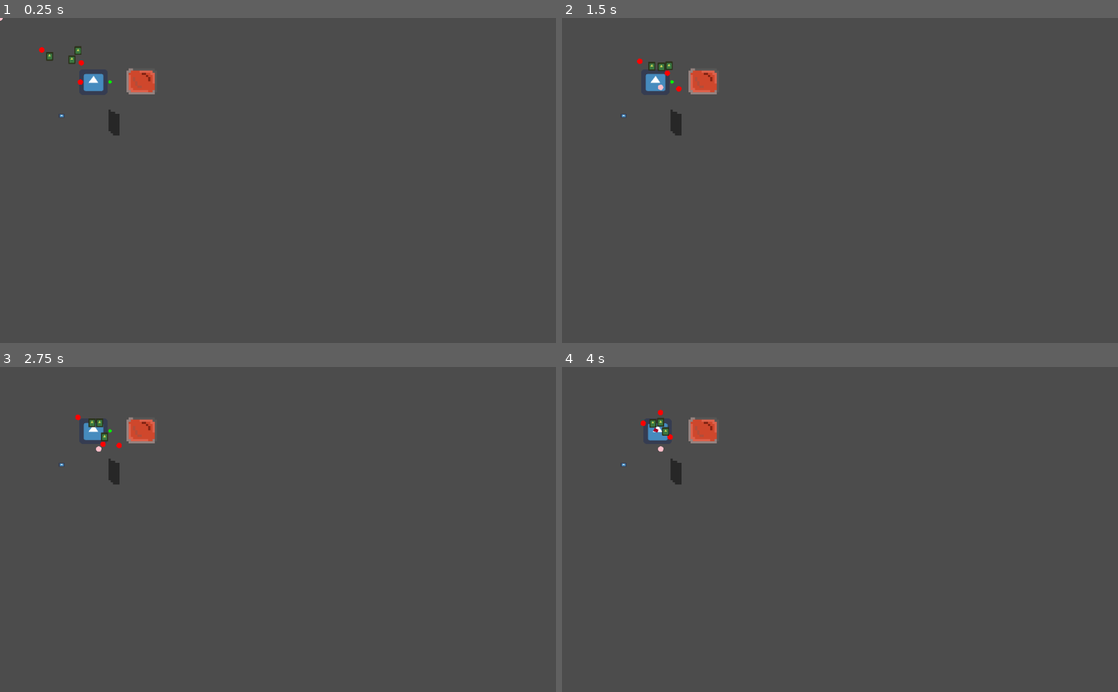
Above: before the commit, frames 1-4 (two rows, left to right).
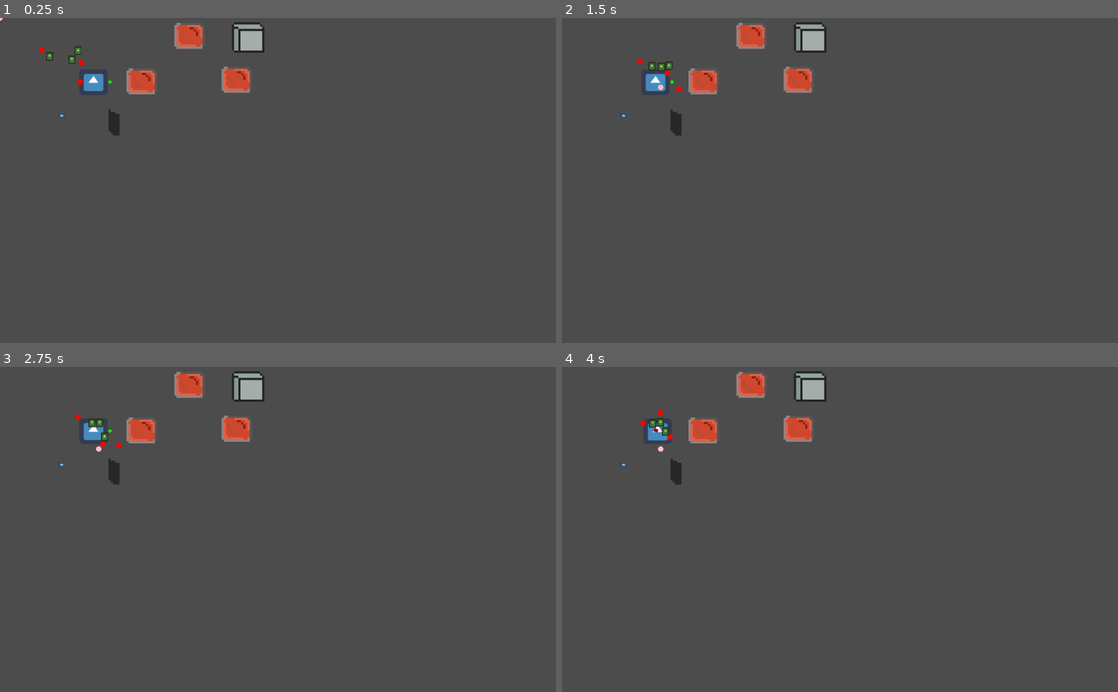
Above: after the commit, the same moments.

Repository: Cartogy/GWJ24
Game: Godot game, scene res://Levels/example_level.tscn
The game is run twice, just before and just after one commit, with the same random seed, the same clock (stepped at 60 frames per second) and the same inputs. The project has no main scene, so this scene is started directly. The engine's default icon, where the game draws it, is replaced by a stand-in: a white triangle on a blue panel in a dark square.
Inputs (mouse positions are in pixels of both pictures, inside the frame that each line leads up to):
- Up to frame 1 (0.25 s): no input
- Up to frame 2 (1.5 s): move the mouse to (962, 164) at 0.52 s; hold Right (ui_right) 0.53-1.28 s; hold T (chick_cmd) 0.53-1.28 s; move the mouse to (728, 196) at 1.27 s; hold Down (ui_down) from 1.28 s (still down); tap R (drop_item) at 1.35 s
- Up to frame 3 (2.75 s): move the mouse to (333, 458) at 2.02 s; release Down (ui_down) at 2.03 s; hold Right (ui_right) from 2.03 s (still down); hold G (duck_cmd) from 2.03 s (still down)
- Up to frame 4 (4 s): tap Enter at 2.75 s; move the mouse to (812, 594) at 2.77 s; release Right (ui_right) at 2.78 s; release G (duck_cmd) at 2.78 s; hold Up (ui_up) 2.78-3.53 s; tap M (follow_cmd) at 2.85 s; move the mouse to (1006, 578) at 3.52 s; press the mouse at (1006, 578) at 3.53 s; hold Left (ui_left) from 3.53 s (still down)

The runs differ from the first frame. In frame 1, 1.3% of the frame differs, in the area x 31-48%, y 1-24%; in frame 2, 1.3%; in frame 3, 1.3%; in frame 4, 1.3%, in the area x 14-48%, y 1-25%.

Commit message:
Fixed bug with switches

Diff:
--- a/Levels/example_level.tscn
+++ b/Levels/example_level.tscn
@@ -6,11 +6,20 @@
 [ext_resource path="res://Scenes/ItemManager/ItemManager.tscn" type="PackedScene" id=4]
 [ext_resource path="res://Scenes/Items/Lock/Lock.tscn" type="PackedScene" id=5]
 [ext_resource path="res://Scenes/Effects/LockEffects/Lock_test.tscn" type="PackedScene" id=6]
+[ext_resource path="res://Scenes/Effects/Barrier/BarrierEffect.tscn" type="PackedScene" id=7]
 
 [node name="ExampleLevel" type="Node2D"]
 
 [node name="Switch" parent="." instance=ExtResource( 2 )]
 position = Vector2( 260.804, 117.173 )
+scale = Vector2( 4, 4 )
+
+[node name="Switch0_Barrier" parent="." instance=ExtResource( 2 )]
+position = Vector2( 436.311, 114.055 )
+scale = Vector2( 4, 4 )
+
+[node name="Switch1_Barrier" parent="." instance=ExtResource( 2 )]
+position = Vector2( 348.558, 32.5376 )
 scale = Vector2( 4, 4 )
 
 [node name="DuckChickController" parent="." instance=ExtResource( 1 )]
@@ -33,6 +42,11 @@
 [node name="Lock" parent="." instance=ExtResource( 6 )]
 position = Vector2( 453.845, 205.565 )
 key_path = NodePath("../Item")
+
+[node name="BarrierEffect" parent="." instance=ExtResource( 7 )]
+position = Vector2( 455.249, 31.6269 )
+scale = Vector2( 4, 4 )
+switch_path = [ NodePath("../Switch0_Barrier"), NodePath("../Switch1_Barrier") ]
 [connection signal="change_item_entity" from="DuckChickController/PlayerController" to="ItemManager" method="_on_PlayerController_change_item_entity"]
 [connection signal="unlocking" from="DuckChickController/PlayerController" to="ItemManager" method="_on_PlayerController_unlocking"]
 [connection signal="update_position_entity" from="DuckChickController/Duck" to="ItemManager" method="_on_Duck_update_position_entity"]
--- /dev/null
+++ b/Scenes/Effects/Barrier/BarrierEffect.tscn
@@ -0,0 +1,34 @@
+[gd_scene load_steps=6 format=2]
+
+[ext_resource path="res://Scenes/Effects/Barrier/barrier_effect.gd" type="Script" id=1]
+[ext_resource path="res://Textures/Barrier/barrier_open.png" type="Texture" id=2]
+[ext_resource path="res://Textures/Barrier/barrier_closed.png" type="Texture" id=3]
+
+[sub_resource type="RectangleShape2D" id=1]
+extents = Vector2( 7.43383, 6.92299 )
+
+[sub_resource type="SpriteFrames" id=2]
+animations = [ {
+"frames": [ ExtResource( 2 ) ],
+"loop": true,
+"name": "close",
+"speed": 5.0
+}, {
+"frames": [ ExtResource( 3 ) ],
+"loop": true,
+"name": "open",
+"speed": 5.0
+} ]
+
+[node name="Node2D" type="Node2D"]
+script = ExtResource( 1 )
+
+[node name="StaticBody2D" type="StaticBody2D" parent="."]
+
+[node name="CollisionShape2D" type="CollisionShape2D" parent="StaticBody2D"]
+position = Vector2( 0.662163, 0.860813 )
+shape = SubResource( 1 )
+
+[node name="AnimatedSprite" type="AnimatedSprite" parent="."]
+frames = SubResource( 2 )
+animation = "close"
--- /dev/null
+++ b/Scenes/Effects/Barrier/barrier_effect.gd
@@ -0,0 +1,13 @@
+extends "../effect_multiple.gd"
+
+# Called when the node enters the scene tree for the first time.
+func _ready():
+	pass # Replace with function body.
+
+func apply_effect_when_on():
+	$StaticBody2D/CollisionShape2D.set_deferred("disabled", true)
+	$AnimatedSprite.play("open")
+
+func apply_effect_when_off():
+	$StaticBody2D/CollisionShape2D.set_deferred("disabled", false)
+	$AnimatedSprite.play("close")
--- a/Scenes/Effects/effect_multiple.gd
+++ b/Scenes/Effects/effect_multiple.gd
@@ -12,8 +12,10 @@
 	state = State.DEACTIVATED
 	var index = 0
 	for path in switch_path:
-		switches.append(get_node(path))
-		switches.set_effect(self)
+		var switch = get_node(path)
+		switch.set_effect(self)
+		switches.append(switch)
+
 		index += 1
 	total_switches = index
 
--- a/Scenes/Switch/switch.gd
+++ b/Scenes/Switch/switch.gd
@@ -20,12 +20,12 @@
 	if cur_state != State.ON:
 		cur_state = State.ON
 		$AnimatedSprite.play("On")
-	if affect != null:
-		affect.switch_activated()
+		if affect != null:
+			affect.switch_activated()
 
 func _on_Area2D_body_exited(body):
 	if cur_state == State.ON:
 		cur_state = State.OFF
 		$AnimatedSprite.play("Off")
-	if affect != null:
-		affect.switch_deactivated()
+		if affect != null:
+			affect.switch_deactivated()
Not shown: 1 places in Levels/example_level.tscn that only renumber resources
Binary file added: Textures/Barrier/barrier_closed.png
Not shown, added: Textures/Barrier/barrier_closed.png.import
Binary file added: Textures/Barrier/barrier_open.png
Not shown, added: Textures/Barrier/barrier_open.png.import
